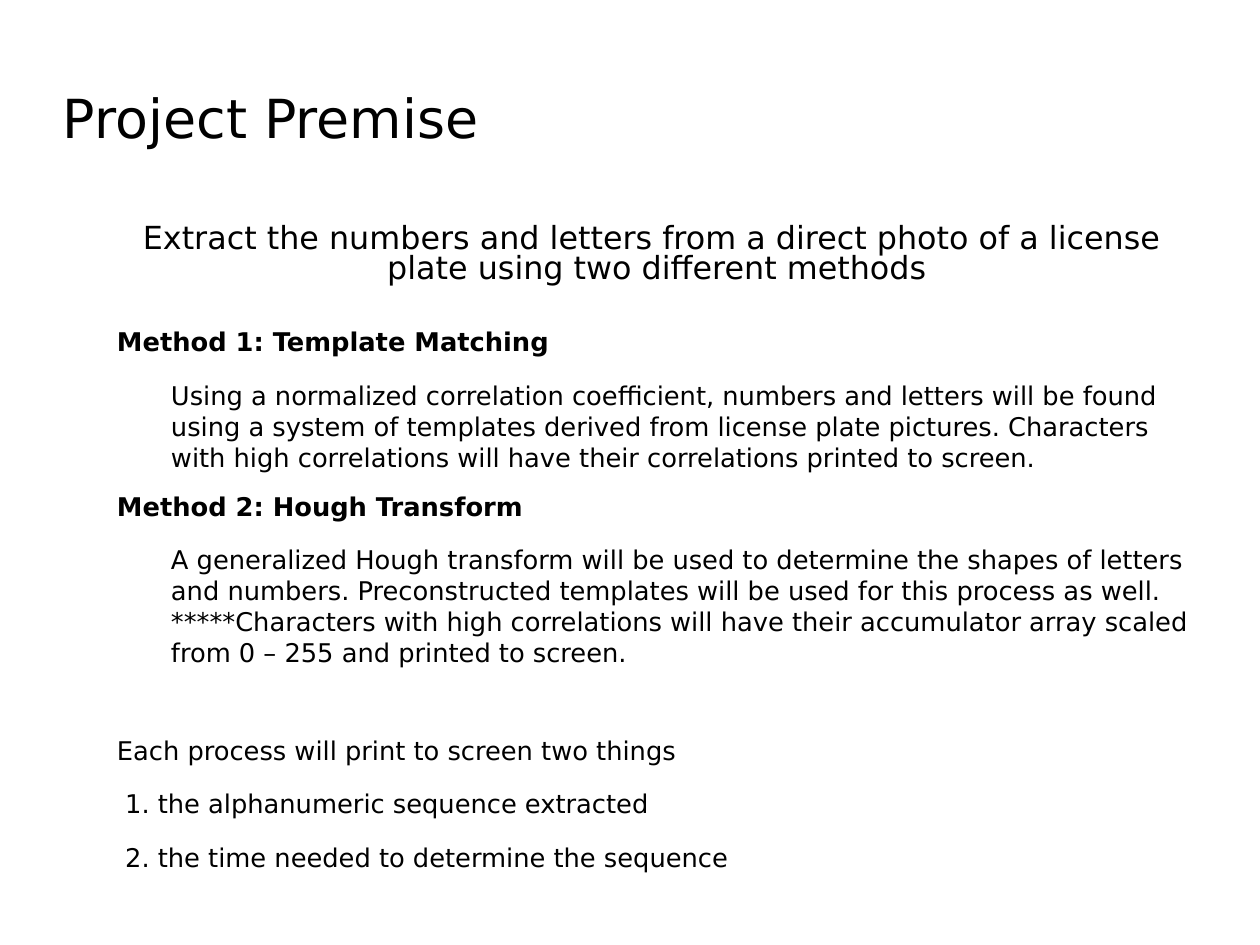
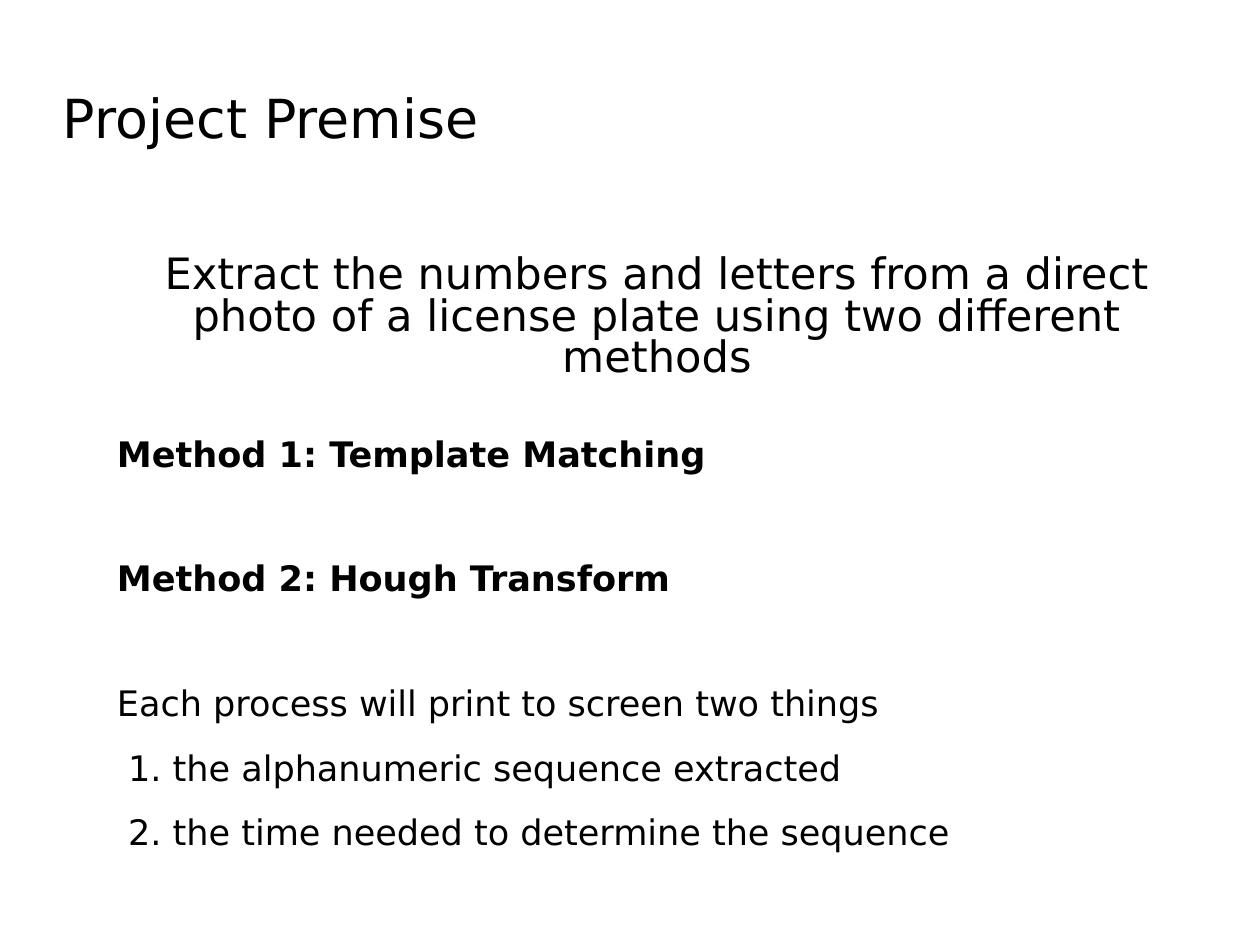
Before and after one commit to Luke-Meyer/dip_project, a slide deck: slide 3 of Presentation/License Plate Sequence Extraction.odp. Drawn at 1260x945 pixels with LibreOffice and Linux fonts; fonts in the diff are those of the drawing; background and template pictures are left out. Boxes give left, top, right and bottom in pixels: in the first picture for what was removed or moved away, otherwise in the second. Text is boxed around its words. In the diff, an @@ line names an element or a change of style, - is before the commit and + after.

```diff
--- a/Presentation/License Plate Sequence Extraction.odp
+++ b/Presentation/License Plate Sequence Extraction.odp
@@ text "Extract the numbers and letters ...": place and size @@
-text "Extract the numbers and letters ..." at [117,225,1188,872]
+text "Extract the numbers and letters ..." at [117,256,1148,853]
@@ text at [165,256,1148,373]: text changed; size 20 to 27.2 pt @@
-Extract the numbers and letters from a direct photo of a license
-plate using two different methods
+Extract the numbers and letters from a direct photo of a license plate using two different methods
@@ text at [171,385,1157,472]: paragraph removed @@
-  Using a normalized correlation coefficient, numbers and letters will be found using a system of templates derived from license plate pictures. Characters with high correlations will have their correlations printed to screen.
@@ text at [117,440,950,853]: size 16.2 to 22.1 pt in "Method 1: Template Matching", "Method 2: Hough Transform", "Each process will print to screen two ...", "1. the alphanumeric sequence extracted" and 1 more places @@
@@ text at [171,549,1188,668]: paragraph removed @@
-  A generalized Hough transform will be used to determine the shapes of letters and numbers. Preconstructed templates will be used for this process as well. *****Characters with high correlations will have their accumulator array scaled from 0 – 255 and printed to screen.
```
Also in this commit, not shown: 9 other slides changed, 3 slides added, 2 slides removed, 1 other file.
